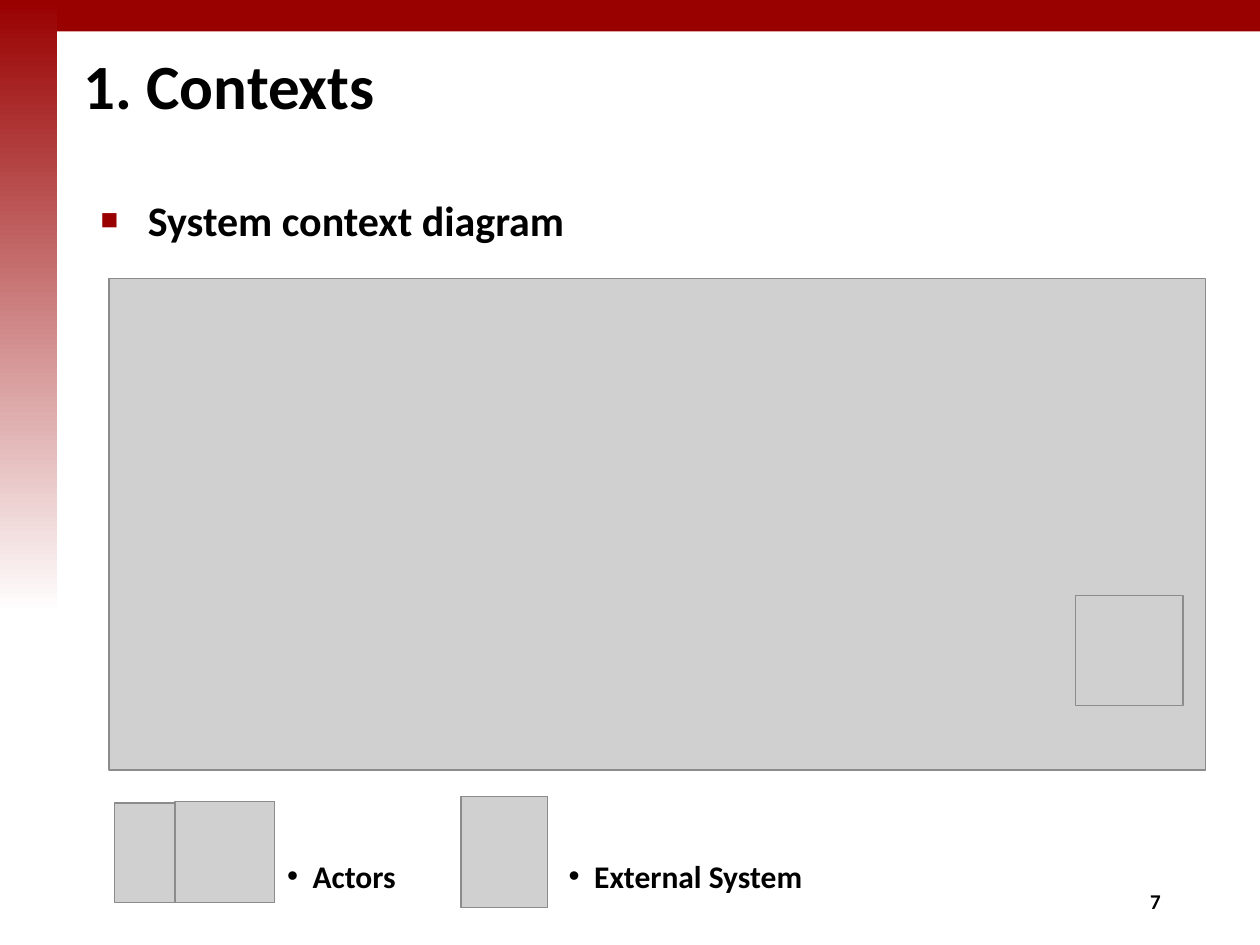
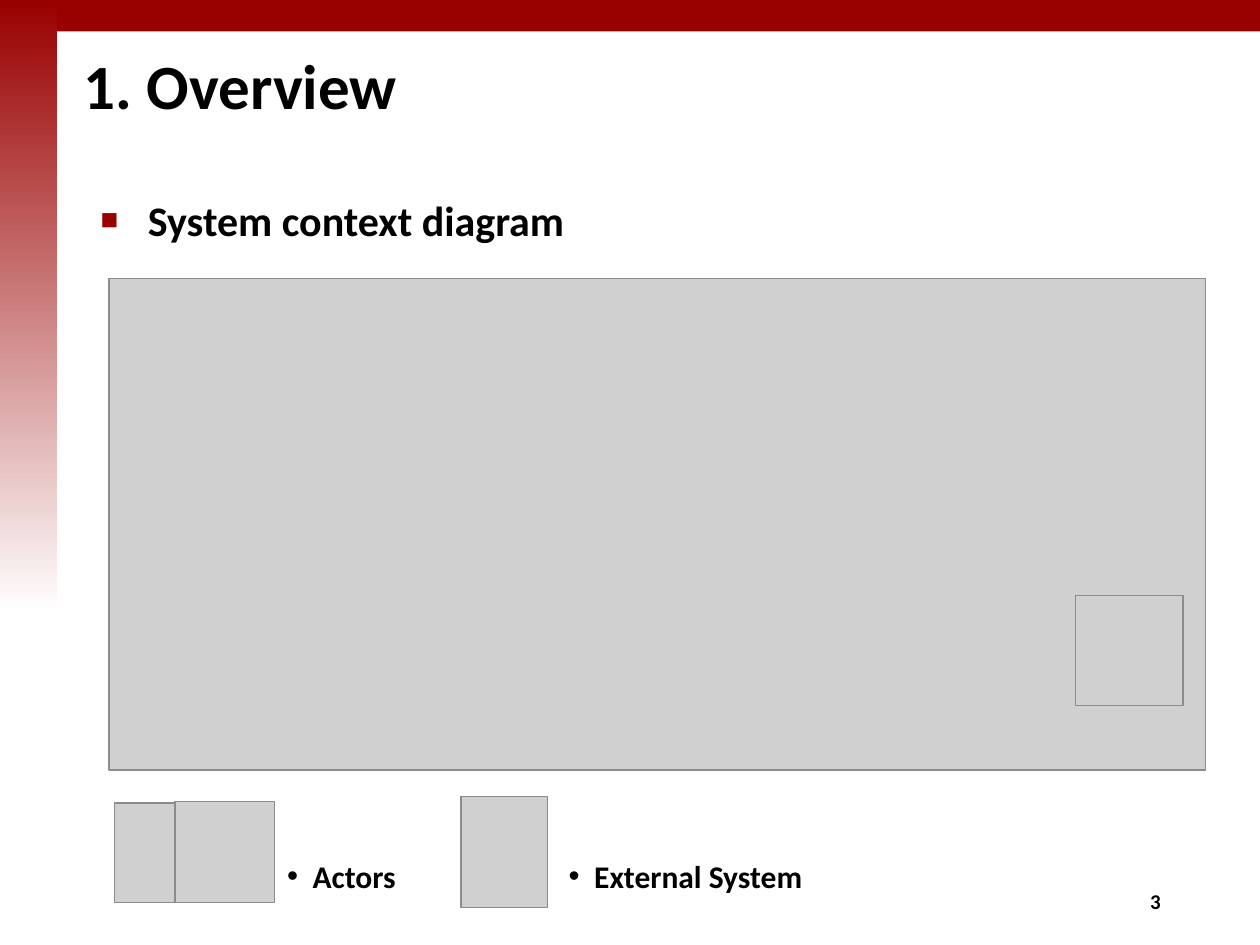
Before and after one commit to iluvjinhee/SureParkSystem, a slide deck: slide 4 of DesignDocument/(5Team_Presentation_002) Final presentation.pptx (slide 8 before the commit). Drawn at 1260x945 pixels with LibreOffice and Linux fonts; fonts in the diff are those of the drawing; grey boxes stand for pictures; background and template pictures are left out. Boxes give left, top, right and bottom in pixels: in the first picture for what was removed or moved away, otherwise in the second. Text is boxed around its words. In the diff, an @@ line names an element or a change of style, - is before the commit and + after.

```diff
--- a/DesignDocument/(5Team_Presentation_002) Final presentation.pptx
+++ b/DesignDocument/(5Team_Presentation_002) Final presentation.pptx
@@ title at (x1=84, y1=64, x2=397, y2=110): text changed @@
-1. Contexts
+1. Overview
@@ page number at (x1=1150, y1=895, x2=1161, y2=909): text changed @@
-7
+3
```
Also in this commit, not shown: 6 other slides changed, 2 slides added, 7 slides removed, 3 other files.
